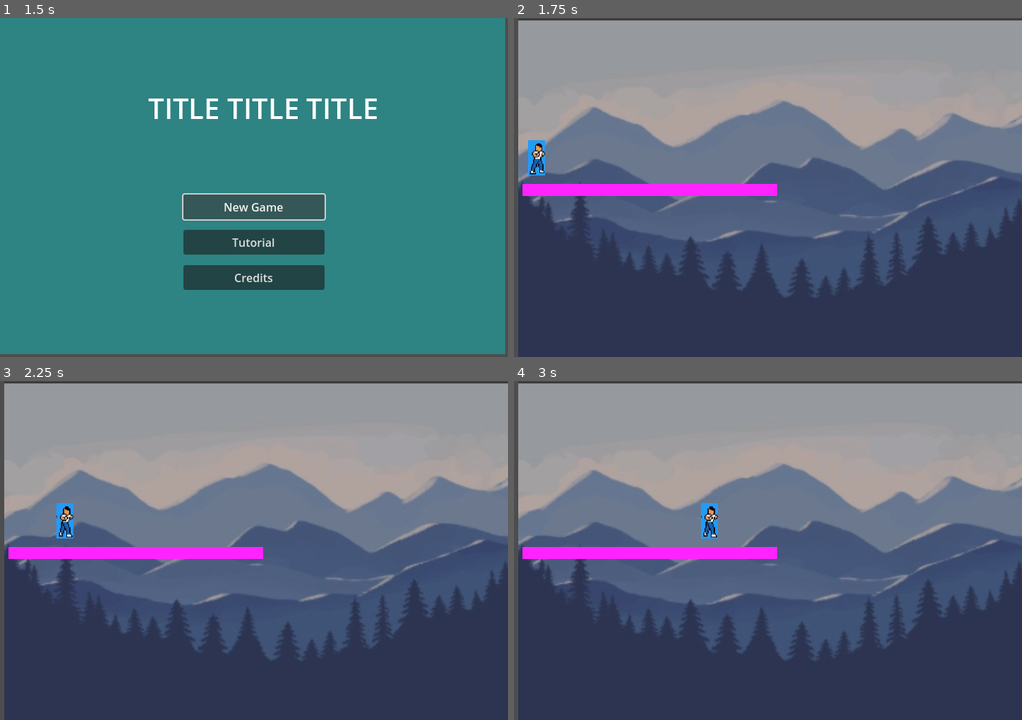
Above: before the commit, frames 1-4 (two rows, left to right).
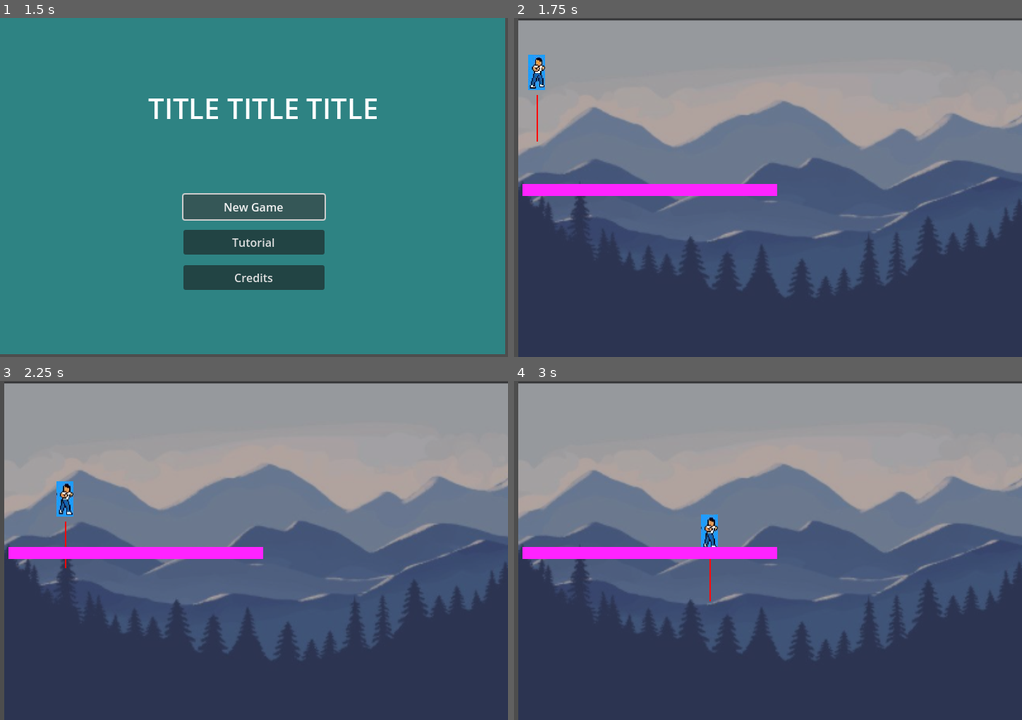
Above: after the commit, the same moments.

Repository: Mad2F/GameJam_2025
Game: Godot game, scene res://MainMenu/MainMenu.tscn
Two runs of this game, one before a commit and one after it. Both use one fixed random seed, a clock stepped at 60 frames per second and the inputs below.
Inputs (mouse positions are in pixels of both pictures, inside the frame that each line leads up to):
- Up to frame 1 (1.5 s): click "New Game" at 0.5 s; click "New Game" at 1.25 s
- Up to frame 2 (1.75 s): no input
- Up to frame 3 (2.25 s): tap Enter (enter) at 2 s; move the mouse to (365, 533) at 2.02 s; hold Right (move_right) from 2.03 s (still down); tap Space (move_jump) at 2.1 s
- Up to frame 4 (3 s): keep holding Right (move_right); tap Space (move_jump) at 2.27, 2.57 s; move the mouse to (666, 567) at 2.77 s; tap C (climb) at 2.85 s

Frame 1 is identical in both runs. In frame 2, 0.7% of the frame differs, in the area x 2-7%, y 10-47%; in frame 3, 0.5%; in frame 4, 0.4%.

Commit message:
début de corde + début fix saut

Diff:
--- a/Game/player.gd
+++ b/Game/player.gd
@@ -8,7 +8,7 @@
 
 var GRAVITY = ProjectSettings.get_setting("physics/2d/default_gravity")
 const SPEED = 300.0
-const JUMP_VELOCITY = -1000.0
+const JUMP_VELOCITY = -3000.0
 
 var isOnRope = false
 var timeoff0 = 10
@@ -17,13 +17,12 @@
 # Start front idle animation on load
 func _ready():
 	animation.stop()
-	animation.play("Idle")
+	animation.play("Walk_Idle")
 
 
-func _physics_process(delta):
+func _physics_process(_delta):
 	var movement = "Walk_Idle"
 	velocity = Vector2.ZERO
-	var falling = false
 
 	#Small timeoff for playability
 	if (timeoff > 0):
@@ -44,11 +43,10 @@
 		#add gravity
 		if not is_on_floor():
 			velocity.y += GRAVITY
-			falling = true
 
 		# Handle Jump.
 		if Input.is_action_just_pressed("move_jump") and is_on_floor():
-			velocity.y = move_toward(JUMP_VELOCITY, 0, SPEED)
+			velocity.y = JUMP_VELOCITY #move_toward(JUMP_VELOCITY, 0, SPEED)
 			print("JUMP")
 
 		# Get the input direction and handle the movement/deceleration.
--- a/Game/player.tscn
+++ b/Game/player.tscn
@@ -7,7 +7,7 @@
 [ext_resource type="Texture2D" uid="uid://dn6ssdj6ylmgr" path="res://Game/resources/sprites_player/walk.JPG" id="4_oyrjc"]
 
 [sub_resource type="RectangleShape2D" id="RectangleShape2D_5gpxt"]
-size = Vector2(44, 53)
+size = Vector2(20, 40)
 
 [sub_resource type="AtlasTexture" id="AtlasTexture_ltdye"]
 atlas = ExtResource("2_0c3g1")
@@ -148,14 +148,45 @@
 "speed": 5.0
 }]
 
+[sub_resource type="SegmentShape2D" id="SegmentShape2D_c5leg"]
+b = Vector2(0, 68)
+
+[sub_resource type="RectangleShape2D" id="RectangleShape2D_c5leg"]
+size = Vector2(9, 8)
+
 [node name="Player" type="CharacterBody2D"]
 script = ExtResource("1_h4tjw")
 
 [node name="CollisionShape2D" type="CollisionShape2D" parent="."]
-position = Vector2(31, 57)
+position = Vector2(33, 45)
 shape = SubResource("RectangleShape2D_5gpxt")
 
 [node name="Animation" type="AnimatedSprite2D" parent="."]
 position = Vector2(32, 47)
 sprite_frames = SubResource("SpriteFrames_5gpxt")
 animation = &"Climb_Idle"
+
+[node name="Rope" type="StaticBody2D" parent="."]
+
+[node name="CollisionShape2D" type="CollisionShape2D" parent="Rope"]
+position = Vector2(33, 79)
+shape = SubResource("SegmentShape2D_c5leg")
+
+[node name="ColorRect" type="ColorRect" parent="Rope"]
+offset_left = 32.0
+offset_top = 79.0
+offset_right = 34.0
+offset_bottom = 145.0
+color = Color(1, 0.04, 0.04, 1)
+
+[node name="Ropeholder" type="StaticBody2D" parent="."]
+visible = false
+
+[node name="CollisionShape2D" type="CollisionShape2D" parent="Ropeholder"]
+position = Vector2(33, 75)
+shape = SubResource("RectangleShape2D_c5leg")
+
+[node name="PinJoint2D" type="PinJoint2D" parent="."]
+position = Vector2(33, 80)
+node_a = NodePath("../Ropeholder")
+node_b = NodePath("../Rope")
Not shown: 1 places in Game/player.tscn that only renumber resources
